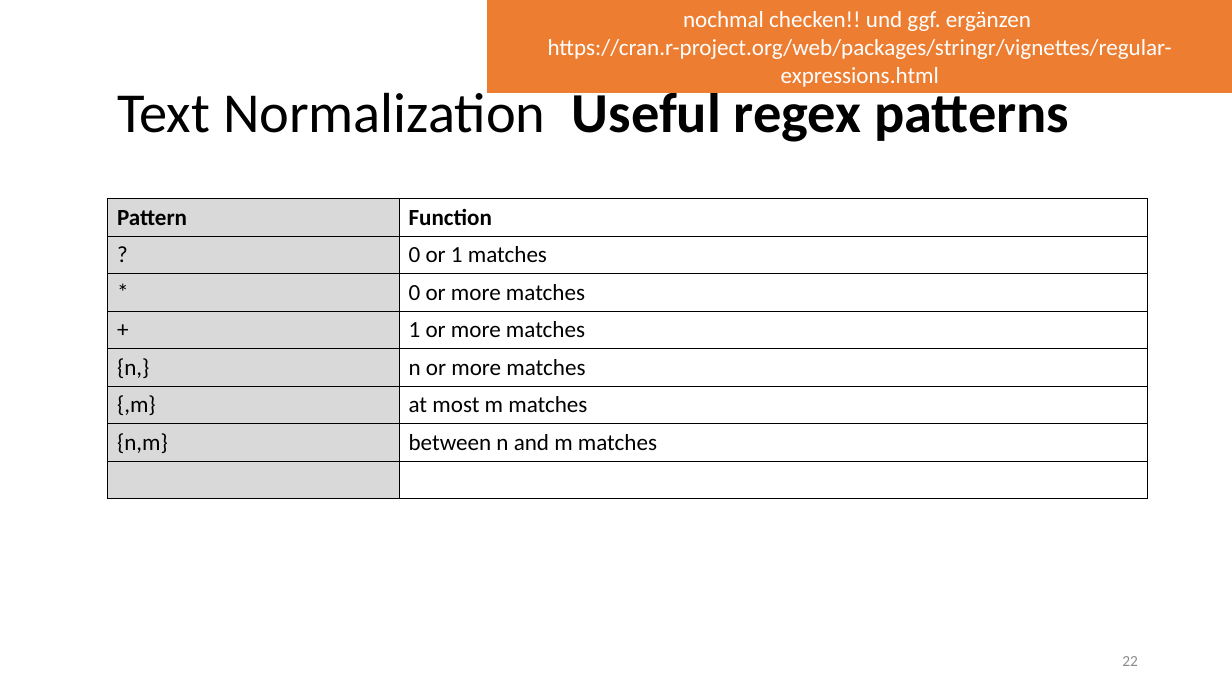
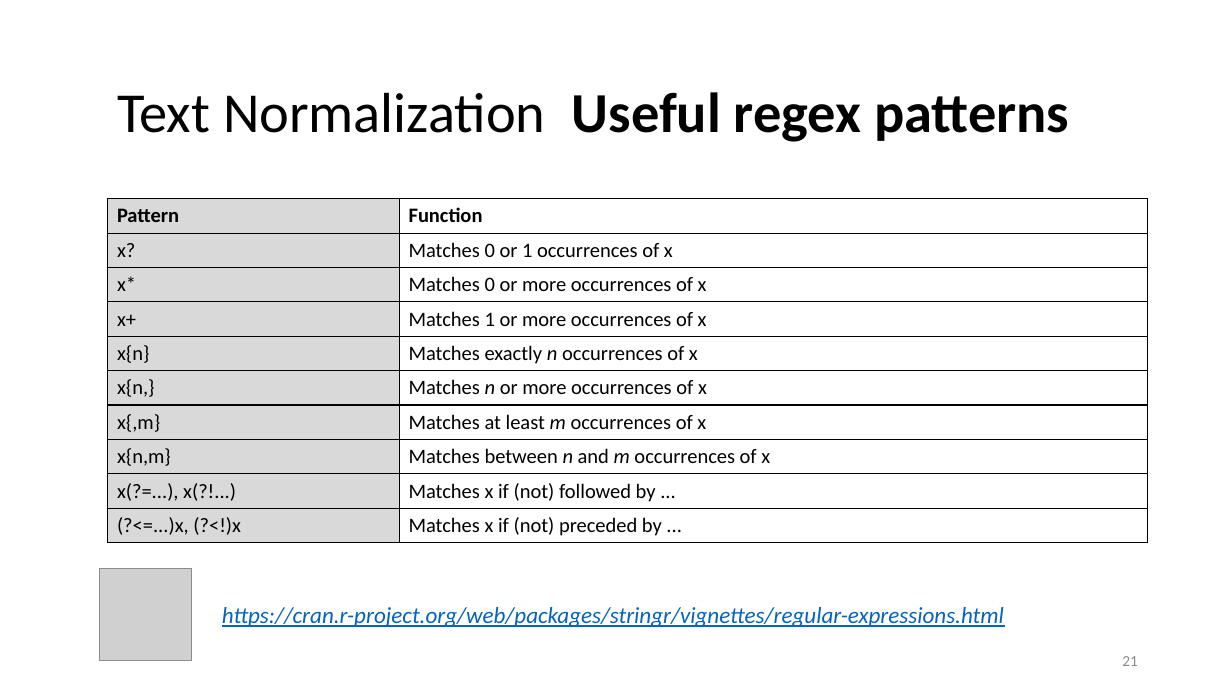
Before and after one commit to lisa-wm/consulting, a slide deck: slide 21 of 5_seminar/Contents_Part_02/slides/Präsentation_Teil2_Lisa.pptx (slide 22 before the commit). Drawn at 1232x693 pixels with LibreOffice and Linux fonts; fonts in the diff are those of the drawing; grey boxes stand for pictures. Boxes give left, top, right and bottom in pixels: in the first picture for what was removed or moved away, otherwise in the second. Text is boxed around its words. In the diff, an @@ line names an element or a change of style, - is before the commit and + after.

Commit message:
revised regex list in slides

```diff
--- a/5_seminar/Contents_Part_02/slides/Präsentation_Teil2_Lisa.pptx
+++ b/5_seminar/Contents_Part_02/slides/Präsentation_Teil2_Lisa.pptx
@@ rectangle removed at bbox=[488, 0, 1232, 92] @@
-nochmal checken!! und ggf. ergänzen
-https://cran.r-project.org/web/packages/stringr/vignettes/regular-expressions.html
@@ table at bbox=[108, 199, 1148, 540] @@
-row 2: ? | 0 or 1 matches
-row 3: * | 0 or more matches
-row 4: + | 1 or more matches
-row 5: {n,} | n or more matches
-row 6: {,m} | at most m matches
-row 7: {n,m} | between n and m matches
-row 8:  | 
+row 2: x? | Matches 0 or 1 occurrences of x
+row 3: x* | Matches 0 or more occurrences of x
+row 4: x+ | Matches 1 or more occurrences of x
+row 5: x{n} | Matches exactly n occurrences of x
+row 6: x{n,} | Matches n or more occurrences of x
+row 7: x{,m} | Matches at least m occurrences of x
+row 8: x{n,m} | Matches between n and m occurrences of x
+row 9: x(?=...), x(?!...) | Matches x if (not) followed by ...
+row 10: (?<=...)x, (?<!)x | Matches x if (not) preceded by ...
@@ picture added at bbox=[100, 568, 192, 661] @@
@@ text added at bbox=[222, 607, 1004, 627], 18 pt, text #0563C1, italic, underline @@
+https://cran.r-project.org/web/packages/stringr/vignettes/regular-expressions.html
@@ page number at bbox=[1122, 656, 1138, 666]: text changed @@
-22
+21
```
Also in this commit, not shown: 5 other slides changed, 1 slide added, 1 slide removed.
